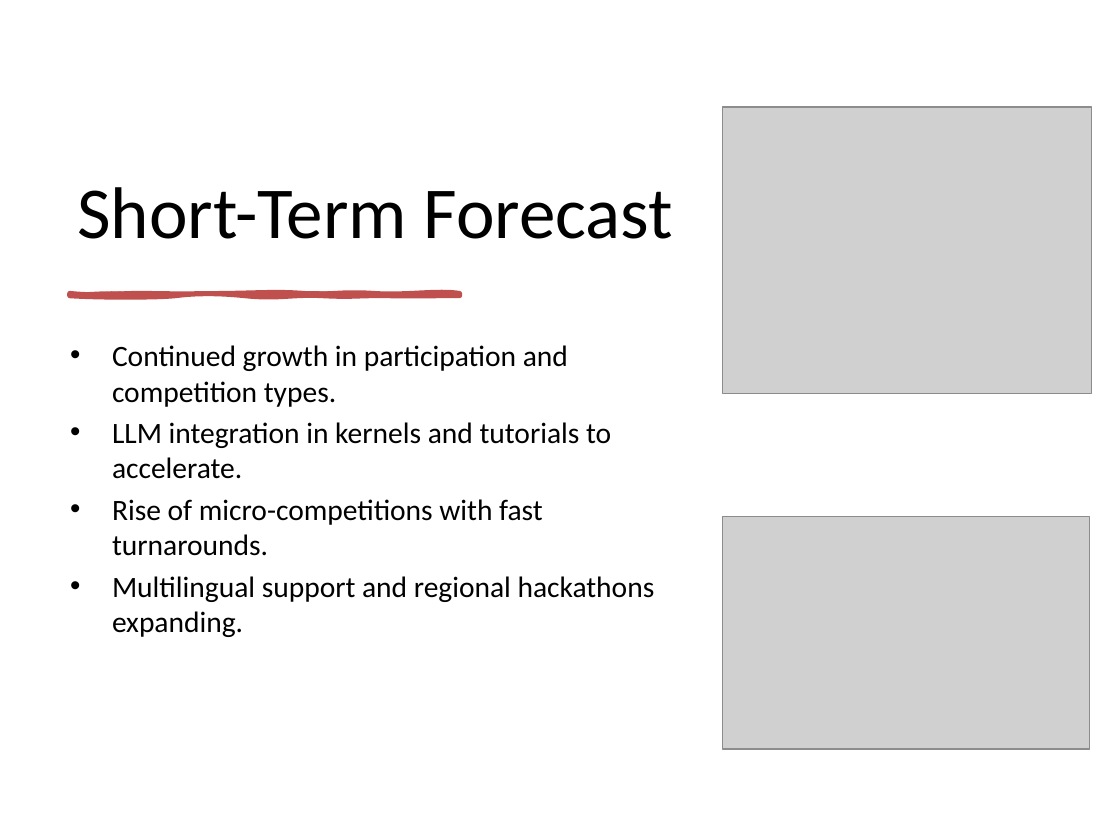
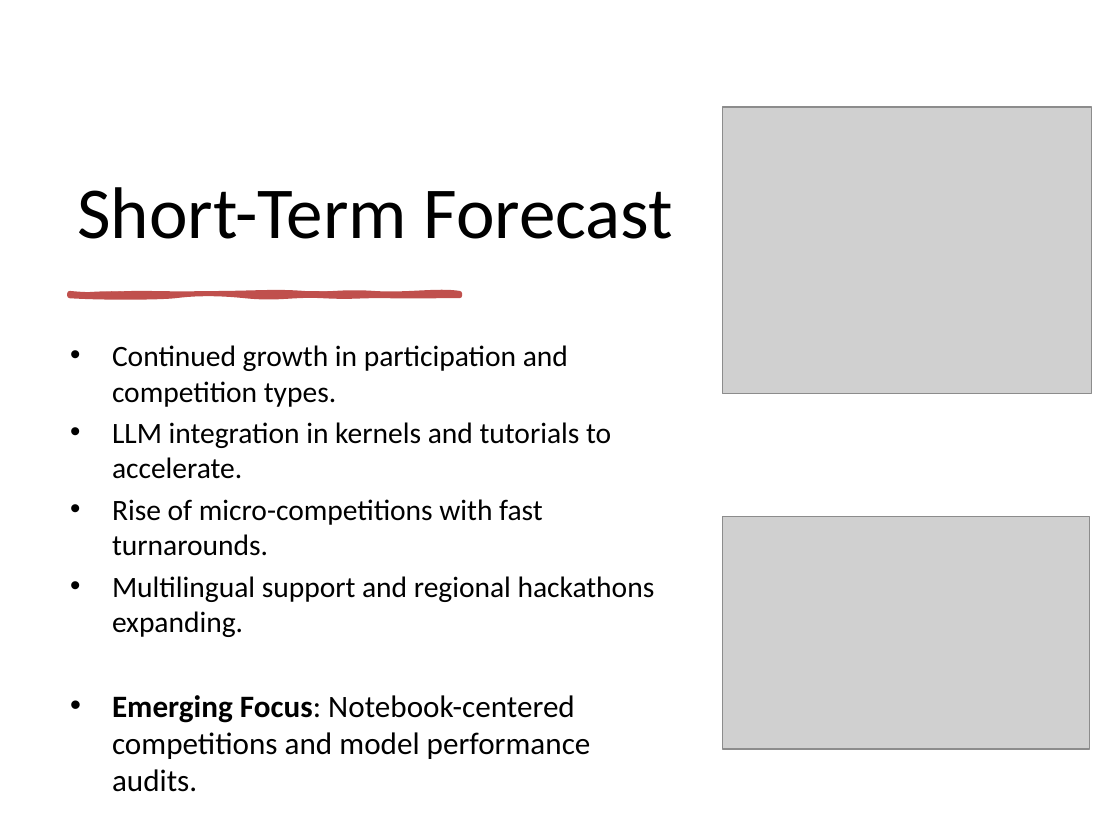
Before and after one commit to ShebMichel/kaggle-innovation-trends, a slide deck: slide 8 of Kaggle_Innovation_Report.pptx. Drawn at 1120x840 pixels with LibreOffice and Linux fonts; fonts in the diff are those of the drawing; grey boxes stand for pictures. Boxes give left, top, right and bottom in pixels: in the first picture for what was removed or moved away, otherwise in the second. Text is boxed around its words. In the diff, an @@ line names an element or a change of style, - is before the commit and + after.

```diff
--- a/Kaggle_Innovation_Report.pptx
+++ b/Kaggle_Innovation_Report.pptx
@@ text at box(112, 695, 591, 792): paragraph added @@
+• Emerging Focus: Notebook-centered competitions and model performance audits.
```
Also in this commit, not shown: 4 other slides changed, 1 slide added, 1 slide removed, 2 other files.
